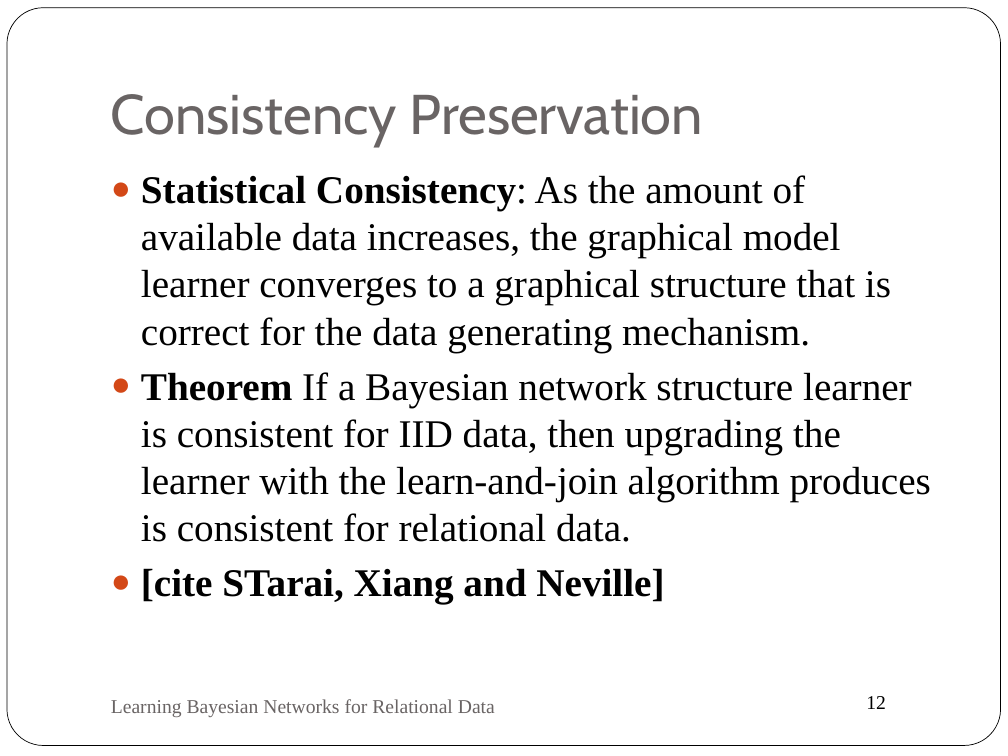
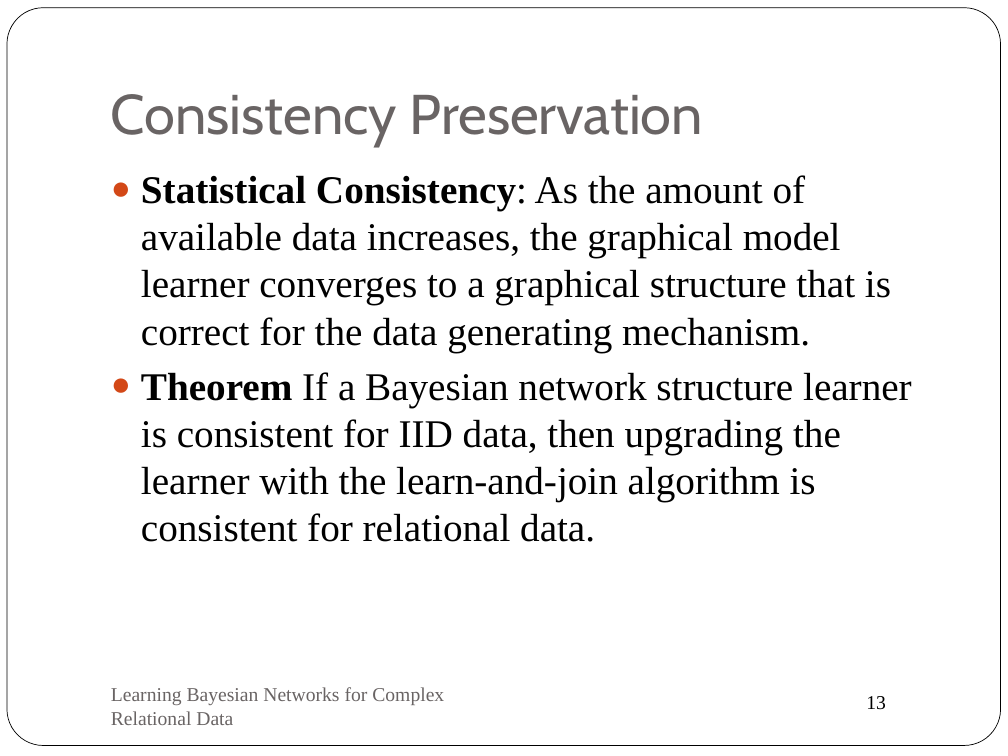
Before and after one commit to oschulte/srl-tutorial-slides, a slide deck: slide 13 of ch4-struc-learning.pptx (slide 12 before the commit). Drawn at 1008x756 pixels with LibreOffice and Linux fonts; fonts in the diff are those of the drawing. Boxes give left, top, right and bottom in pixels: in the first picture for what was removed or moved away, otherwise in the second. Text is boxed around its words. In the diff, an @@ line names an element or a change of style, - is before the commit and + after.

Commit message:
new structure learning part

```diff
--- a/ch4-struc-learning.pptx
+++ b/ch4-struc-learning.pptx
@@ text at bbox=[141, 372, 912, 542]: text changed @@
-● Theorem If a Bayesian network structure learner is consistent for IID data, then upgrading the learner with the learn-and-join algorithm produces is consistent for relational data.
-● [cite STarai, Xiang and Neville]
+● Theorem If a Bayesian network structure learner is consistent for IID data, then upgrading the learner with the learn-and-join algorithm is consistent for relational data.
@@ text at bbox=[111, 687, 444, 725]: text changed @@
-Learning Bayesian Networks for Relational Data
+Learning Bayesian Networks for Complex Relational Data
@@ page number at bbox=[866, 696, 886, 710]: text changed @@
-12
+13
```
Also in this commit, not shown: 11 other slides changed, 2 slides added, 1 slide removed.
